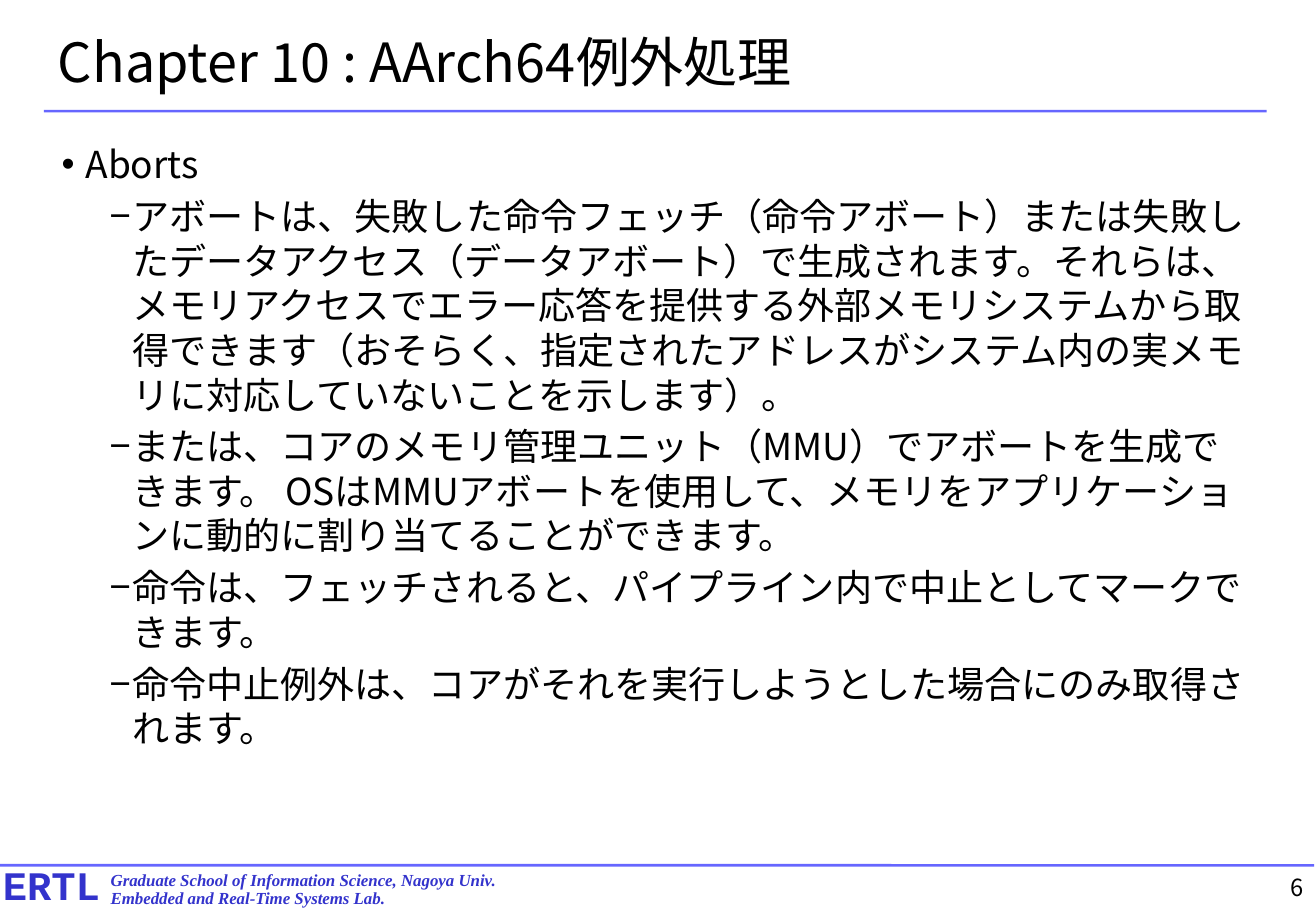
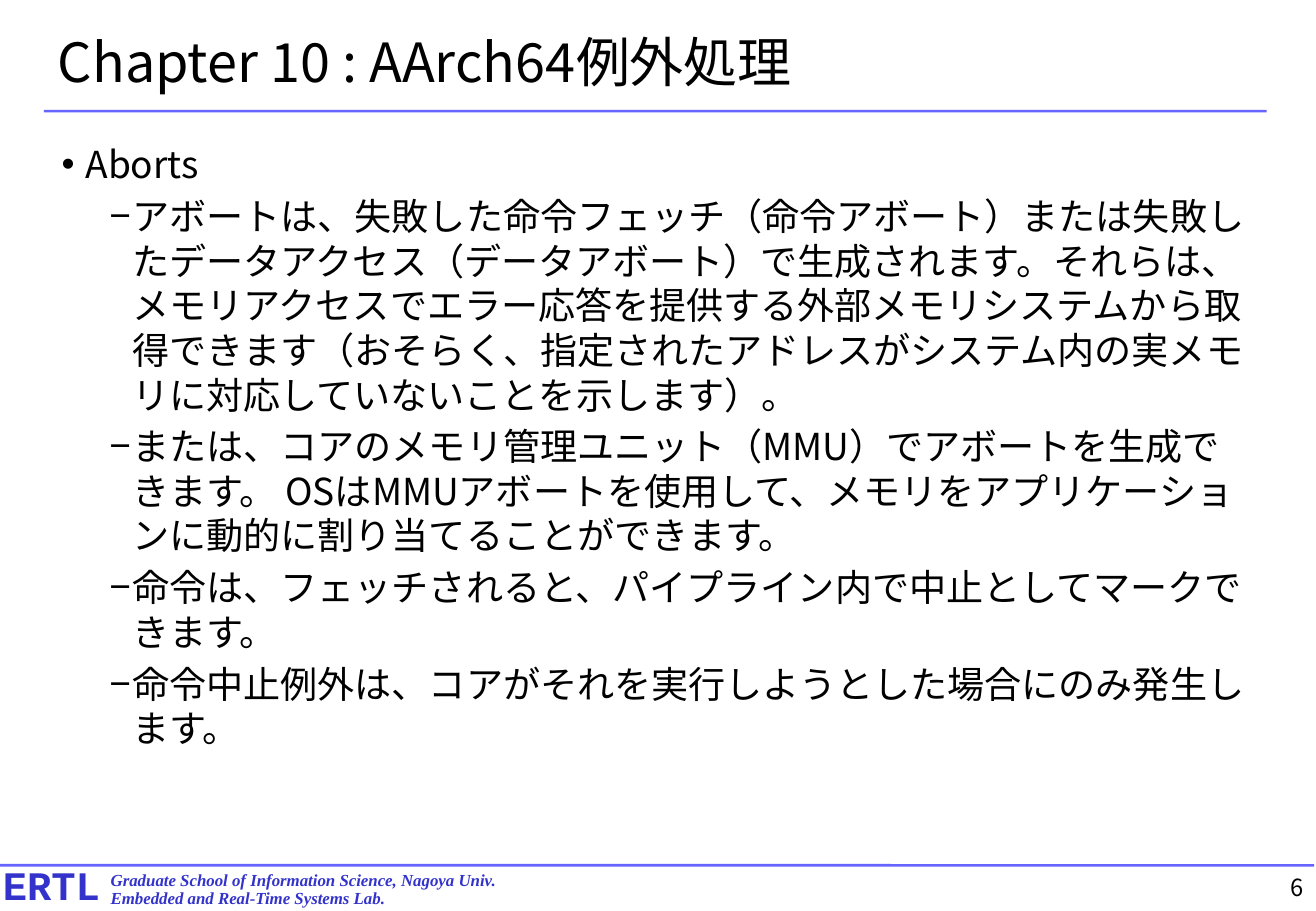
Before and after one commit to exshonda/arm64_basic, a slide deck: slide 6 of text/8.chapter10.pptx. Drawn at 1316x911 pixels with LibreOffice and Linux fonts; fonts in the diff are those of the drawing. Boxes give left, top, right and bottom in pixels: in the first picture for what was removed or moved away, otherwise in the second. Text is boxed around its words. In the diff, an @@ line names an element or a change of style, - is before the commit and + after.

```diff
--- a/text/8.chapter10.pptx
+++ b/text/8.chapter10.pptx
@@ text at [133,666,1245,745]: text changed @@
-  − 命令中止例外は、コアがそれを実行しようとした場合にのみ取得されます。
+  − 命令中止例外は、コアがそれを実行しようとした場合にのみ発生します。
```
Also in this commit, not shown: 15 other slides changed, 1 slide removed.
